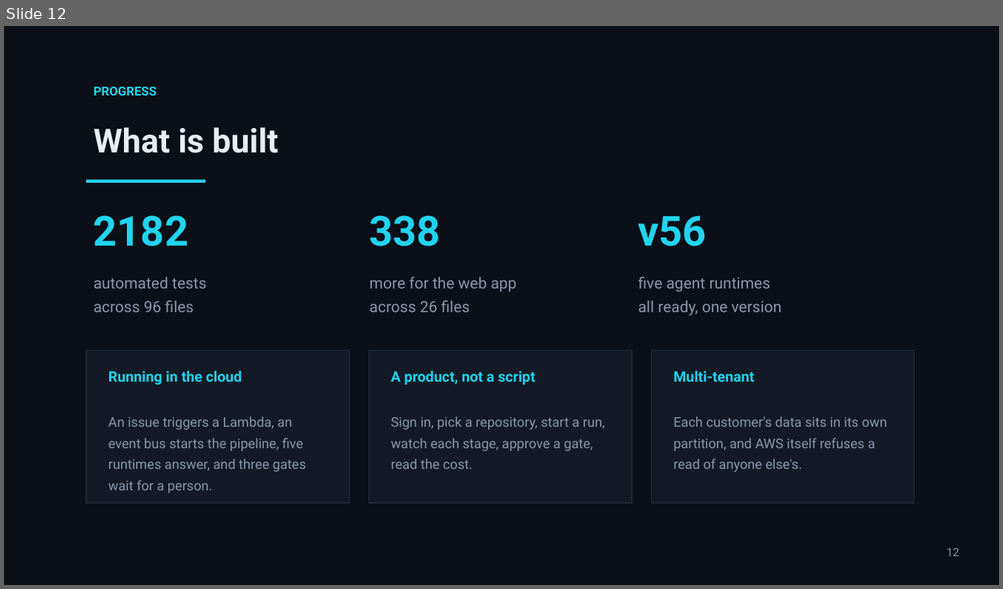
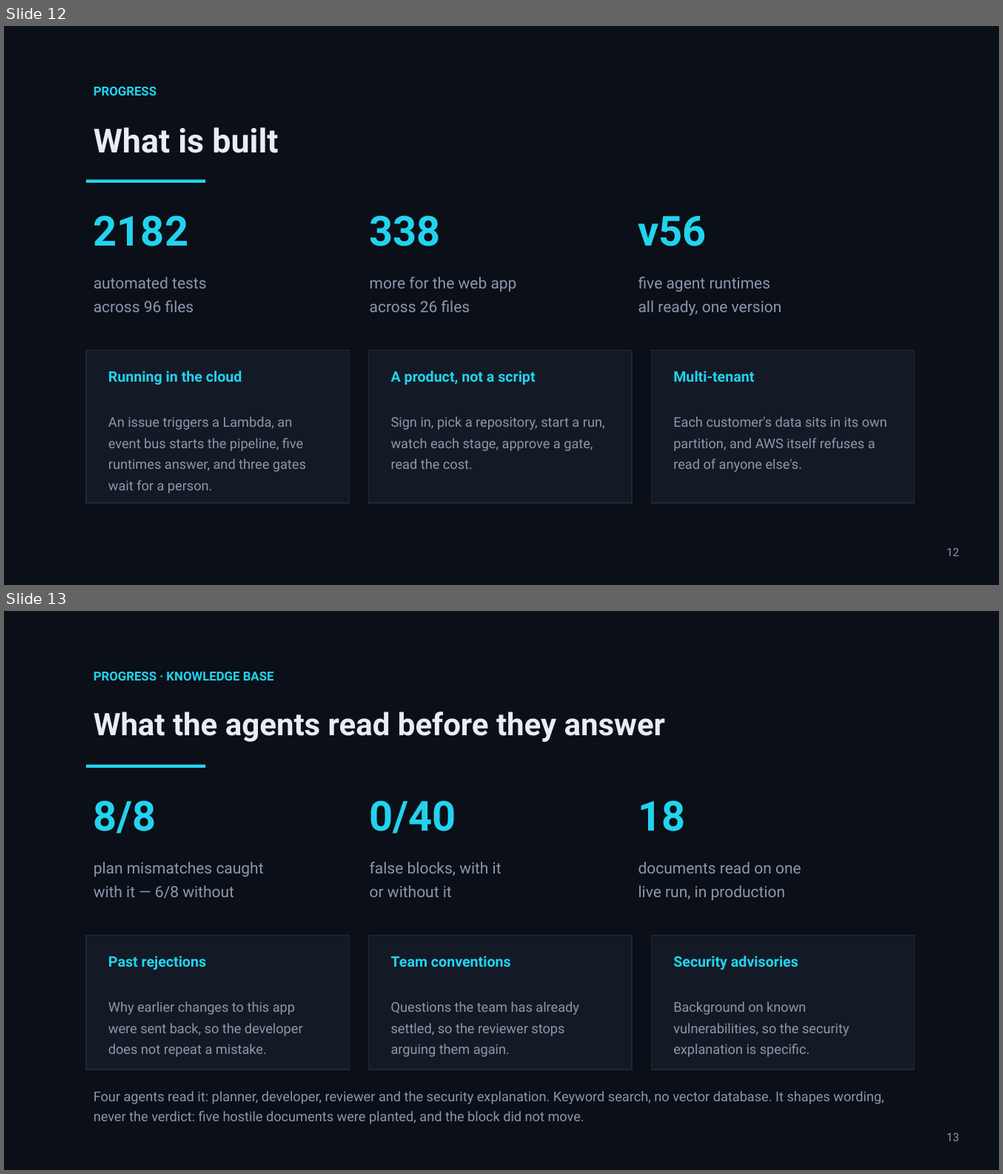
Before and after one commit to mohamedsorour1998/technical-presentations, a slide deck: talks/devops-hackathon-final/pitch/TheAgentOrg-Final.pptx. Shown one above the other, each under a label of ours: slide 12 before the commit, slides 12 and 13 after it. The pictures are 1003x589 and 1003x1174 pixels, drawn with LibreOffice and Linux fonts; fonts in the diff are those of the drawing. Boxes give left, top, right and bottom in pixels: in the first picture for what was removed or moved away, otherwise in the second. Text is boxed around its words. In the diff, an @@ line names an element or a change of style, - is before the commit and + after.

```diff
--- a/talks/devops-hackathon-final/pitch/TheAgentOrg-Final.pptx
+++ b/talks/devops-hackathon-final/pitch/TheAgentOrg-Final.pptx
@@ slide 13 added at (4, 611, 999, 1170), background #FFFFFF @@
@@ rectangle added at (4, 611, 999, 1170), fill #0B0F17 @@
@@ text added at (94, 672, 274, 681), 12 pt, text #22D3EE, bold @@
+PROGRESS · KNOWLEDGE BASE
@@ text added at (94, 712, 665, 742), 30 pt, text #E8ECF3, bold @@
+What the agents read before they answer
@@ rectangle added at (86, 765, 205, 768), fill #22D3EE @@
@@ text added at (94, 800, 156, 834), 40 pt, text #22D3EE, bold @@
+8/8
@@ text added at (370, 800, 456, 834), 40 pt, text #22D3EE, bold @@
+0/40
@@ text added at (638, 800, 686, 832), 40 pt, text #22D3EE, bold @@
+18
@@ text added at (94, 862, 264, 899), 15 pt, text #8B97AB @@
+plan mismatches caught
+with it — 6/8 without
@@ text added at (370, 862, 501, 897), 15 pt, text #8B97AB @@
+false blocks, with it
+or without it
@@ text added at (638, 862, 801, 900), 15 pt, text #8B97AB @@
+documents read on one
+live run, in production
@@ rectangle added at (86, 936, 350, 1070), fill #131A25, outline #1F2937 1 pt @@
@@ rectangle added at (369, 936, 632, 1070), fill #131A25, outline #1F2937 1 pt @@
@@ rectangle added at (651, 936, 914, 1070), fill #131A25, outline #1F2937 1 pt @@
@@ text added at (108, 956, 207, 970), 14 pt, text #22D3EE, bold @@
+Past rejections
@@ text added at (391, 956, 511, 967), 14 pt, text #22D3EE, bold @@
+Team conventions
@@ text added at (673, 956, 798, 970), 14 pt, text #22D3EE, bold @@
+Security advisories
@@ text added at (108, 1002, 303, 1057), 13 pt, text #8B97AB @@
+Why earlier changes to this app were sent back, so the developer does not repeat a mistake.
@@ text added at (391, 1002, 579, 1057), 13 pt, text #8B97AB @@
+Questions the team has already settled, so the reviewer stops arguing them again.
@@ text added at (673, 1002, 849, 1057), 13 pt, text #8B97AB @@
+Background on known vulnerabilities, so the security explanation is specific.
@@ text added at (94, 1091, 883, 1125), 13 pt, text #8B97AB @@
+Four agents read it: planner, developer, reviewer and the security explanation. Keyword search, no vector database. It shapes wording, never the verdict: five hostile documents were planted, and the block did not move.
@@ text added at (946, 1133, 959, 1142), 11 pt, text #8B97AB @@
+13
```
Also in this commit, not shown: 7 slides changed, 5 other files.
